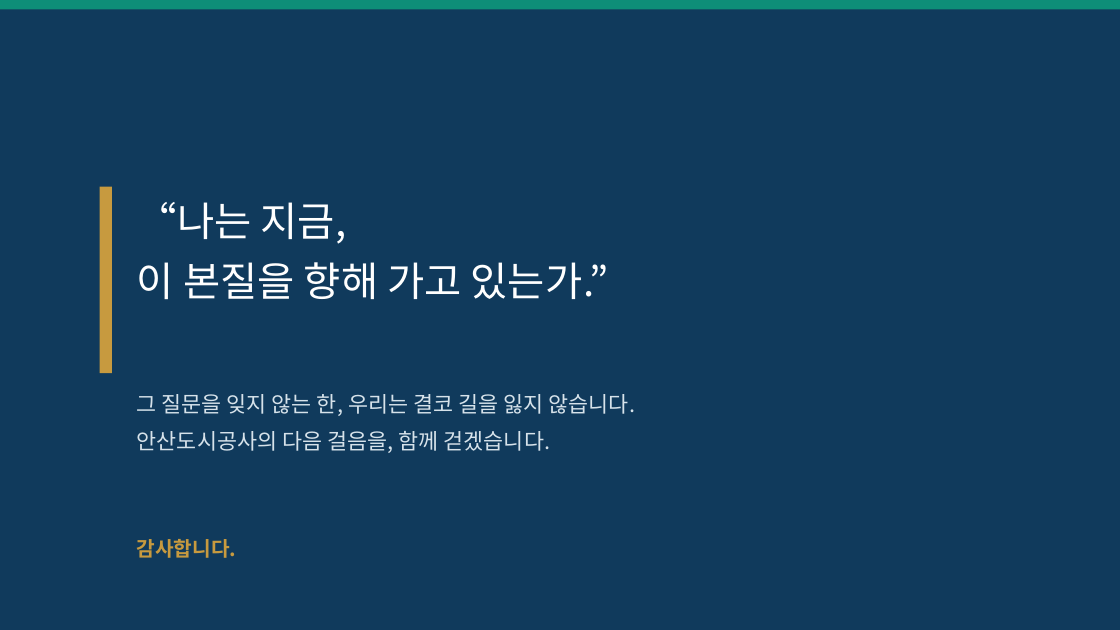
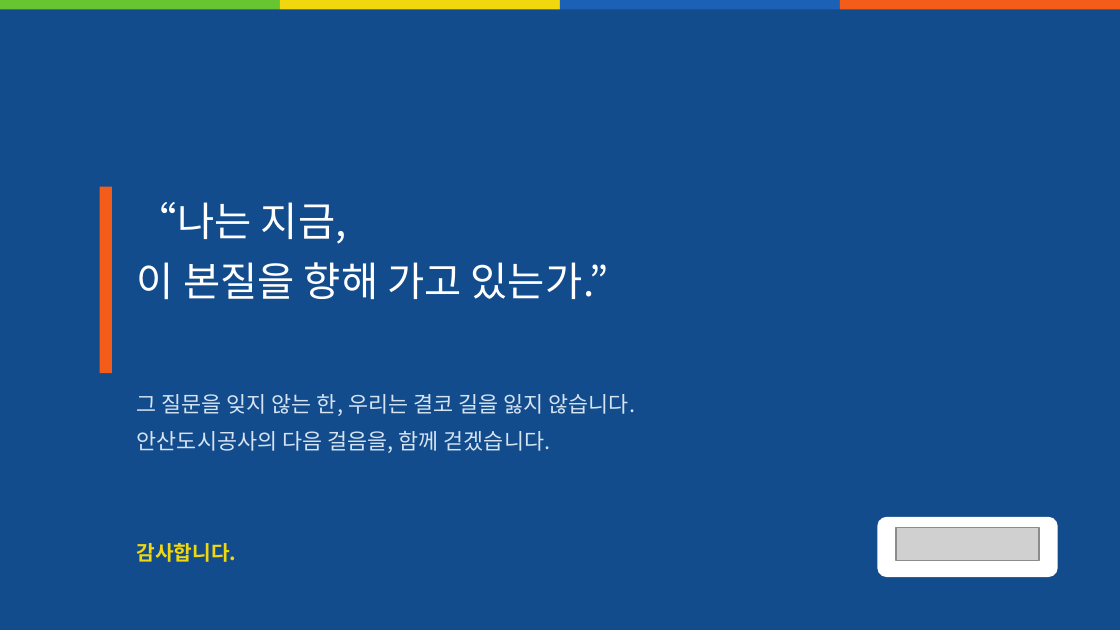
Before and after one commit to lbs6368-arch/my-project, a slide deck: slide 11 of 안산도시공사_직원워크샵_사장특강_발표자료_20261024.pptx. Drawn at 1120x630 pixels with LibreOffice and Linux fonts; fonts in the diff are those of the drawing; grey boxes stand for pictures. Boxes give left, top, right and bottom in pixels: in the first picture for what was removed or moved away, otherwise in the second. Text is boxed around its words. In the diff, an @@ line names an element or a change of style, - is before the commit and + after.

```diff
--- a/안산도시공사_직원워크샵_사장특강_발표자료_20261024.pptx
+++ b/안산도시공사_직원워크샵_사장특강_발표자료_20261024.pptx
@@ rectangle at box(0, 0, 1120, 629): fill #103A5C to #134C8C @@
@@ rectangle removed at box(0, 0, 1120, 9) @@
@@ rectangle added at box(0, 0, 280, 9), fill #66C530 @@
@@ rectangle added at box(280, 0, 560, 9), fill #F0D70E @@
@@ rectangle added at box(560, 0, 840, 9), fill #1B62B7 @@
@@ rectangle added at box(840, 0, 1120, 9), fill #F35C19 @@
@@ rectangle at box(100, 187, 112, 374): fill #C79A3F to #F35C19 @@
@@ text "그 질문을 잊지 않는 한, ..." at box(137, 394, 635, 453): text colour #D6E2EA to #D6E4F2 @@
@@ rounded rectangle added at box(877, 516, 1057, 577), fill #FFFFFF @@
@@ picture added at box(896, 528, 1039, 560) @@
@@ text "감사합니다." at box(137, 543, 236, 562): text colour #C79A3F to #F0D70E @@
```
Also in this commit, not shown: 10 other slides changed.
